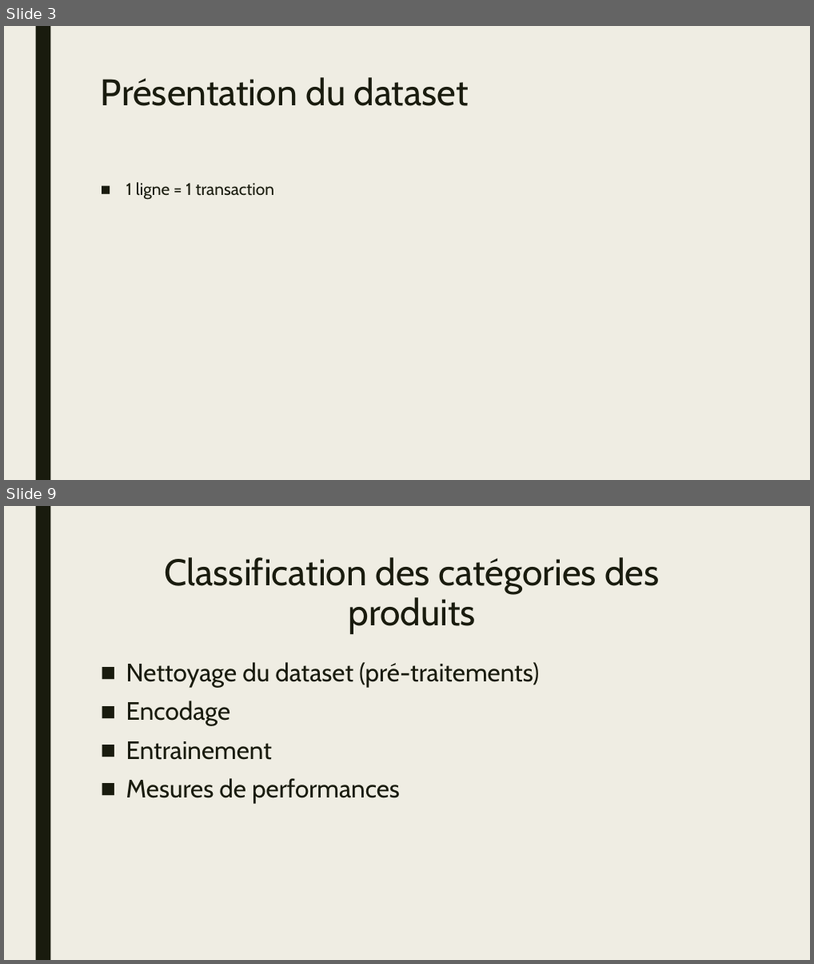
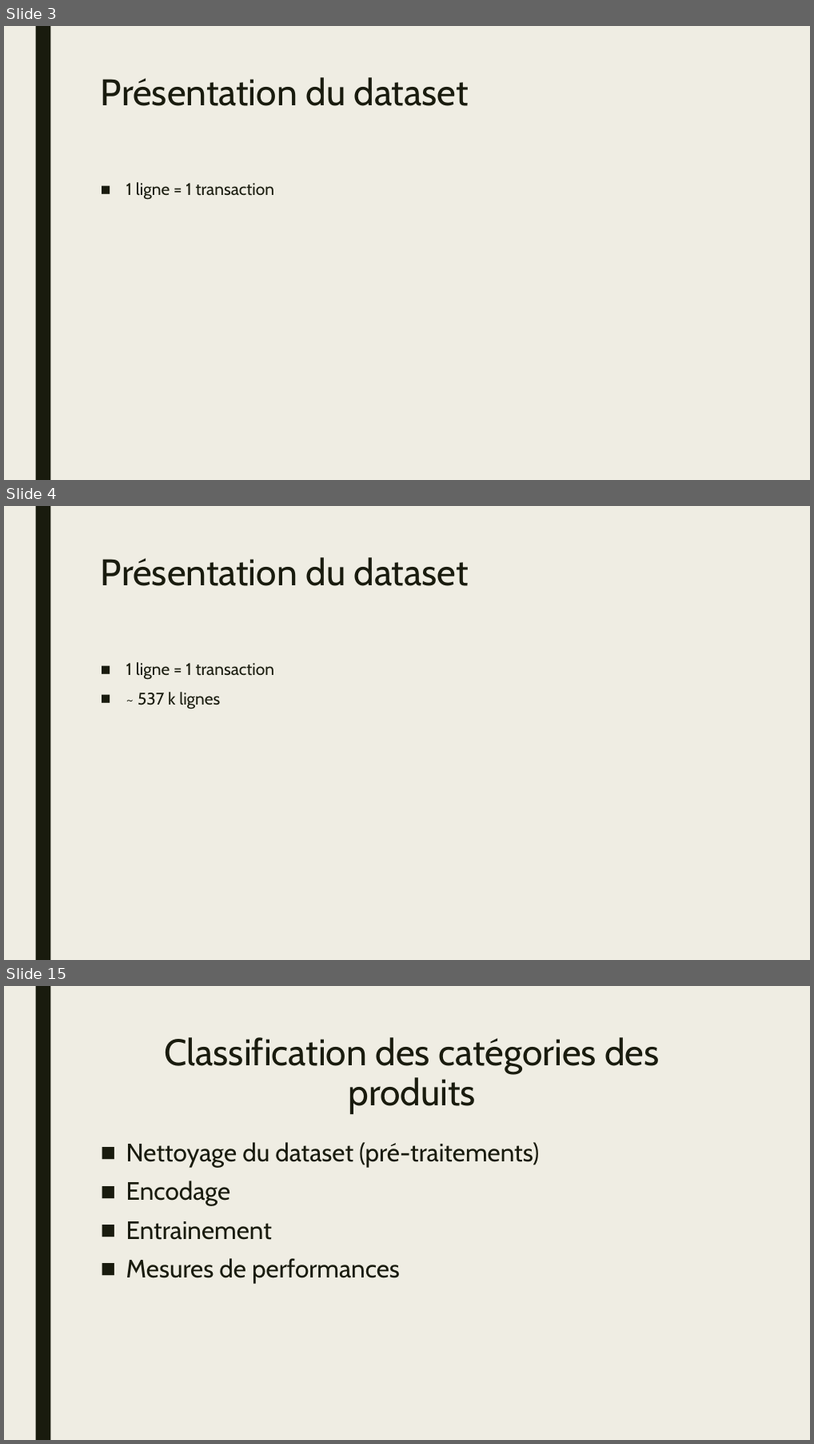
Before and after one commit to HamaniKhalil/black-friday-predict, a slide deck: presentation/fdd-hk-presentation-bf.pptx. Shown one above the other, each under a label of ours: slides 3 and 9 before the commit, slides 3, 4 and 15 after it; the slides between them are not shown. The pictures are 814x964 and 814x1444 pixels, drawn with LibreOffice and Linux fonts; fonts in the diff are those of the drawing. Boxes give left, top, right and bottom in pixels: in the first picture for what was removed or moved away, otherwise in the second. Text is boxed around its words. In the diff, an @@ line names an element or a change of style, - is before the commit and + after.

```diff
--- a/presentation/fdd-hk-presentation-bf.pptx
+++ b/presentation/fdd-hk-presentation-bf.pptx
@@ slide 4 added at bbox=[4, 506, 810, 960], background #EFEDE3; not listed: 1 template element that a slide beside it also shows @@
@@ title added at bbox=[101, 557, 469, 586], 44 pt, text #191B0E @@
+Présentation du dataset
@@ text added at bbox=[126, 662, 275, 709], 20 pt, text #191B0E @@
+■ 1 ligne = 1 transaction
+■ ~ 537 k lignes
@@ what was slide 9 is now slide 15 @@
```
Also in this commit, not shown: 8 slides changed, 20 other slides added, 2 slides removed, 13 other files.
